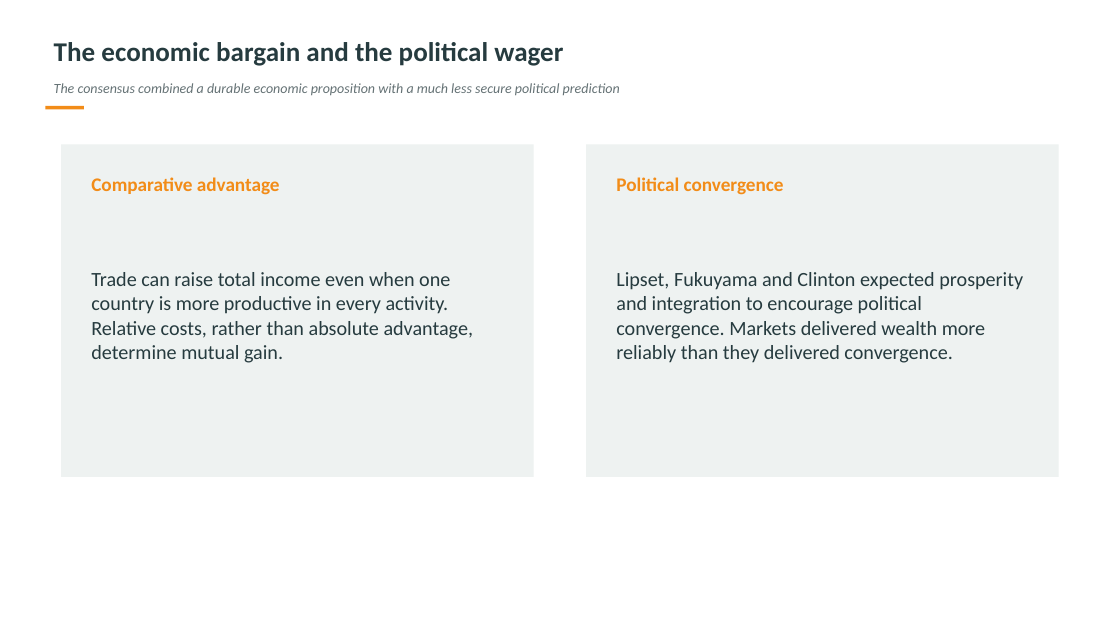
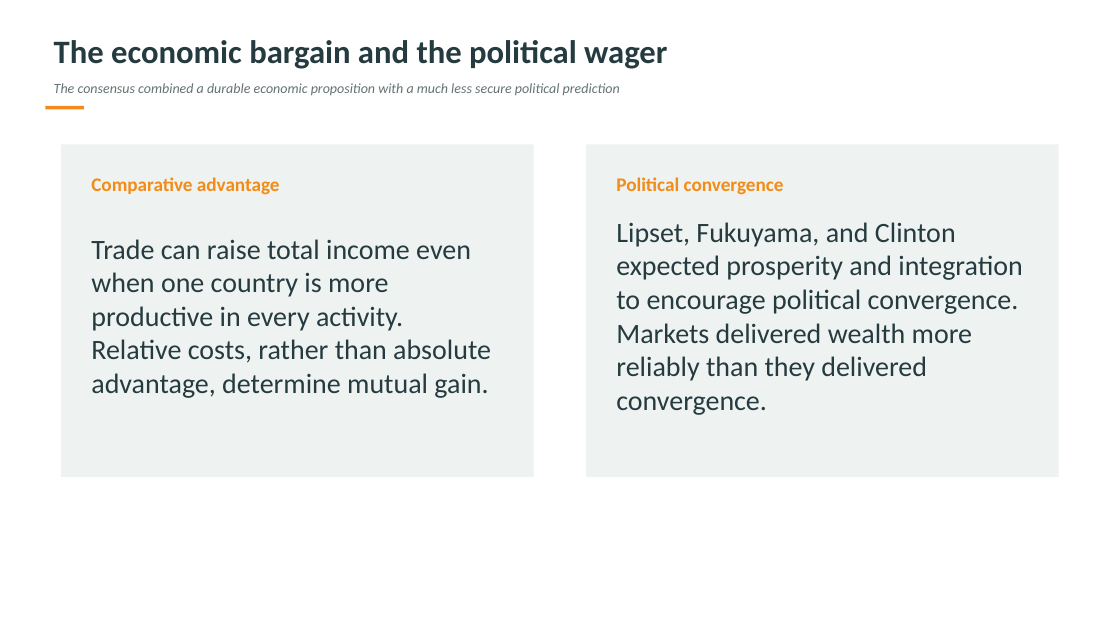
Before and after one commit to DannyQuah/DannyQuah.github.io, a slide deck: slide 11 of Storage/2026.09-Asia-in-a-Disrupted-World-Order-Danny.Quah-crafted-CP.pptx. Drawn at 1120x630 pixels with LibreOffice and Linux fonts; fonts in the diff are those of the drawing. Boxes give left, top, right and bottom in pixels: in the first picture for what was removed or moved away, otherwise in the second. Text is boxed around its words. In the diff, an @@ line names an element or a change of style, - is before the commit and + after.

```diff
--- a/Storage/2026.09-Asia-in-a-Disrupted-World-Order-Danny.Quah-crafted-CP.pptx
+++ b/Storage/2026.09-Asia-in-a-Disrupted-World-Order-Danny.Quah-crafted-CP.pptx
@@ text "The economic bargain and the ..." at (54,40,667,69): size 23.2 to 28 pt @@
@@ text "Trade can raise total income ..." at (91,239,491,398): size 17.2 to 24 pt @@
@@ text at (616,222,1022,415): text changed; size 17.2 to 24 pt @@
-Lipset, Fukuyama and Clinton expected prosperity and integration to encourage political convergence. Markets delivered wealth more reliably than they delivered convergence.
+Lipset, Fukuyama, and Clinton expected prosperity and integration to encourage political convergence. Markets delivered wealth more reliably than they delivered convergence.
```
Also in this commit, not shown: 20 other slides changed.
